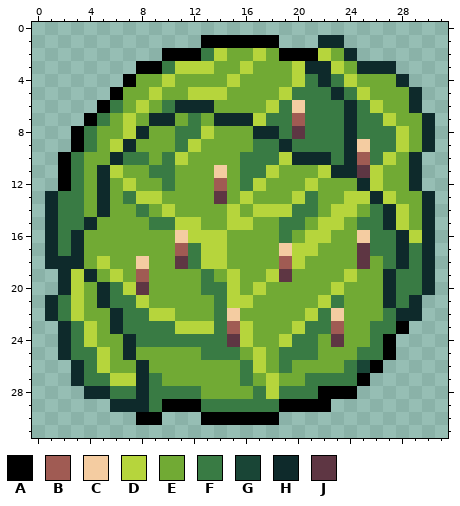
One commit to this pixel-art file: Assets/Sprites/cabbage.aseprite. The picture above is the old version.
32x32 pixels, 1 frame. Colours within 5 levels of each other are drawn and written as one.
Palette (. is transparent): A #000000  B #a05b53  C #f4cca1  D #b6d53c  E #71aa34  F #397b44  G #194536  H #0e2a2b  J #5e3643
After the commit:
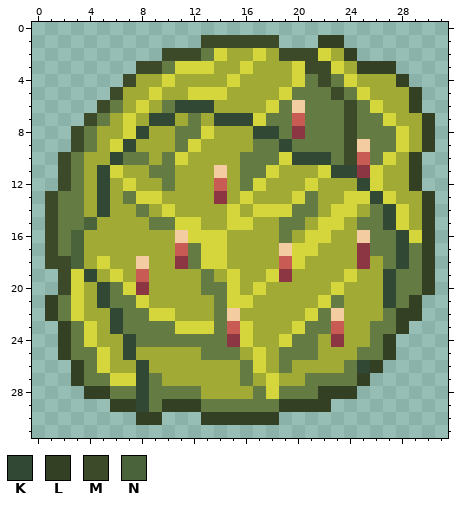
Colours new in this view: K #314834  L #344023  M #3c4a29  N #4a633a
The edit:
@@ palette @@
-B #a05b53
+B #c85b53
-D #b6d53c
+D #d5d53c
-E #71aa34
+E #a0aa34
-F #397b44
+F #647b44
-J #5e3643
+J #8d3643
--- layers "Layer 2", "Layer 1"
@@ x 0..31 @@
  0 ................................
- 1 .............AAAAAA...HH........
- 2 ..........AAAFDEEDEAAADEH.......
- 3 ........AAFDDDEEDEEEDHHDEHHH....
- 4 .......AEEDEEEEDEEEEDFHFDEEEH...
- 5 ......AEEDEEDDDEEEEDFFFHFDEEEH..
- 6 .....AFEDEFHHHEEEEDFCFFFHFDEEH..
- 7 ....AFEDEHHEFEHHHDFFBFFFHFFDEEH.
- 8 ...AFEEDHEEFFDEEEHHFJFFFHFFFDEH.
- 9 ...AFEDHEEEFDEEEEFFHFFFFHCFFDEH.
-10 ..AFEEHFFEFDEEEEFFFDHHHFHBFDEH..
-11 ..AFEHDEEFFEEECEFFDEEEDHHJDEEH..
-12 ..AFEHEDEEFEEEBEFDEEEDEEEHDEEH..
-13 .HFFEHEFDDEEEEJEDEEEDFEEDDHDEEH.
-14 .HFFEHEEFEDEEEEDEDDDFFEDDEFHDEH.
-15 .HFFHEEEEFFDDEEDDEEFFEDDEFFHDEH.
-16 .HFHEEEEEEECDDDEEEEFEDDEECFFHDH.
-17 .HFHEEEEEEEBFDDEEEECDDEEEJFFHFH.
-18 .HHHEDEECEEJFDDEEEEBDEEEEJEFHFH.
-19 ..HDHEDEBEEEEFEDEEDJEEEEDEEHFFH.
-20 ..HDEHFDJEEEEFFDEDEEEEEDEEEHFFH.
-21 .HFDEHFFDEEEEEFDDEEEEEDFEEEHFH..
-22 .HFDEEHFFDDEEEFCEEEEEDFCEEEFHH..
-23 ..HFDEHFFFFDDDFBDEEEDFFBEEFFA...
-24 ..HFDEEHFFFFFFFJDEEDFFEJEEFA....
-25 ..HFFDEHEEEEEFFFEDEFFFEEEFFA....
-26 ...HFDEEHEEEEEEEFDEFEEEEFGA.....
-27 ...HFFDDHFEEEEEEFEDEEFFFFA......
-28 ....HHFFHFFFFEEEEFDFFFAAA.......
-29 ......HHHFAAAFFFFFFAAAA.........
-30 ........AA...AAAAAA.............
+ 1 .............MMMMMM...LL........
+ 2 ..........MMMFDEEDEMMMDEL.......
+ 3 ........MMFDDDEEDEEEDMMDELLL....
+ 4 .......MEEDEEEEDEEEEDFMFDEEEL...
+ 5 ......MEEDEEDDDEEEEDFFFMFDEEEL..
+ 6 .....MFEDEFKKKEEEEDFCFFFMFDEEL..
+ 7 ....MFEDEKKEFEKKKDFFBFFFMFFDEEL.
+ 8 ...MFEEDKEEFFDEEEKKFJFFFMFFFDEL.
+ 9 ...MFEDKEEEFDEEEEFFKFFFFMCFFDEL.
+10 ..MFEEKFFEFDEEEEFFFDKKKFMBFDEL..
+11 ..MFEKDEEFFEEECEFFDEEEDKKJDEEL..
+12 ..MFEKEDEEFEEEBEFDEEEDEEEKDEEL..
+13 .MFFEKEFDDEEEEJEDEEEDFEEDDKDEEL.
+14 .MFFEKEEFEDEEEEDEDDDFFEDDEFKDEL.
+15 .MFFNEEEEFFDDEEDDEEFFEDDEFFKDEL.
+16 .MFNEEEEEEECDDDEEEEFEDDEECFFKDL.
+17 .MFNEEEEEEEBFDDEEEECDDEEEJFFKFL.
+18 .MMNEDEECEEJFDDEEEEBDEEEEJEFKFL.
+19 ..MDKEDEBEEEEFEDEEDJEEEEDEEKFFL.
+20 ..MDEKFDJEEEEFFDEDEEEEEDEEEKFFL.
+21 .LFDEKFFDEEEEEFDDEEEEEDFEEEKFL..
+22 .LFDEEKFFDDEEEFCEEEEEDFCEEEFLL..
+23 ..LFDEKFFFFDDDFBDEEEDFFBEEFFL...
+24 ..LFDEEKFFFFFFFJDEEDFFEJEEFL....
+25 ..LFFDEKEEEEEFFFEDEFFFEEEFFL....
+26 ...LFDEEKEEEEEEEFDEFEEEEFKL.....
+27 ...LFFDDKFEEEEEEFEDEEFFFFL......
+28 ....LLFFKFFFFEEEEFDFFFLLL.......
+29 ......LLKFLLLFFFFFFLLLL.........
+30 ........LL...LLLLLL.............
 31 ................................
Pixel boxes of the changes (left, top, right, bottom) in both pictures:
changed: (45, 35, 435, 425)
